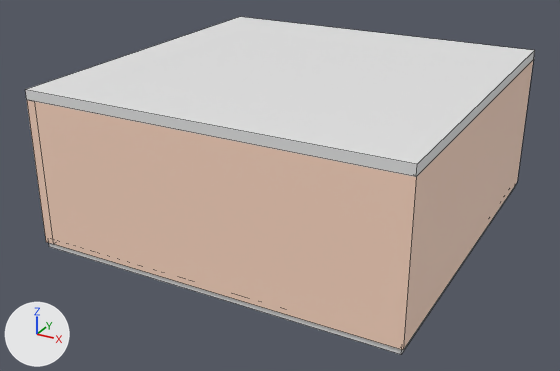
Two versions of the Blender file Assets/Models/BaseBuilding.blend, one commit apart.
One viewpoint serves both versions: a 50 mm camera at (7.07, -13.8, 7.38) aimed at (-0.23, -0.52, 0.74). The lights are fixed; the arrows at lower left show +X, +Y and +Z. Mesh edges are drawn as thin lines.
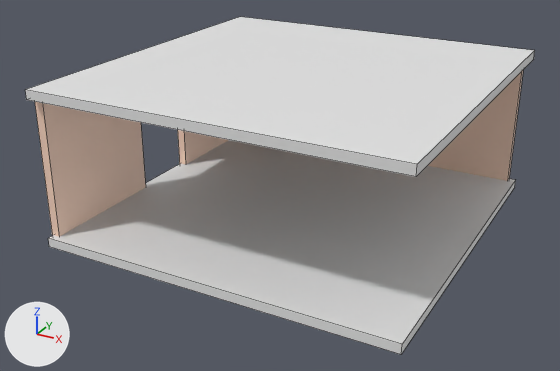
Edits to the bpy script that builds the scene:
```text
Change ob_cube:
    add ob_cube.hide_set(True)
```

Boxes (x1, y1, x2, y2) around the edits, measured in the pictures (560 x 371 px):
'Cube', hidden (beige): before (27, 60, 533, 350)
'Cube.004', unchanged, uncovered by the edit: before (49, 186, 515, 354); after (48, 140, 515, 354)
'Cube.001', unchanged, uncovered by the edit: after (35, 70, 523, 237)
